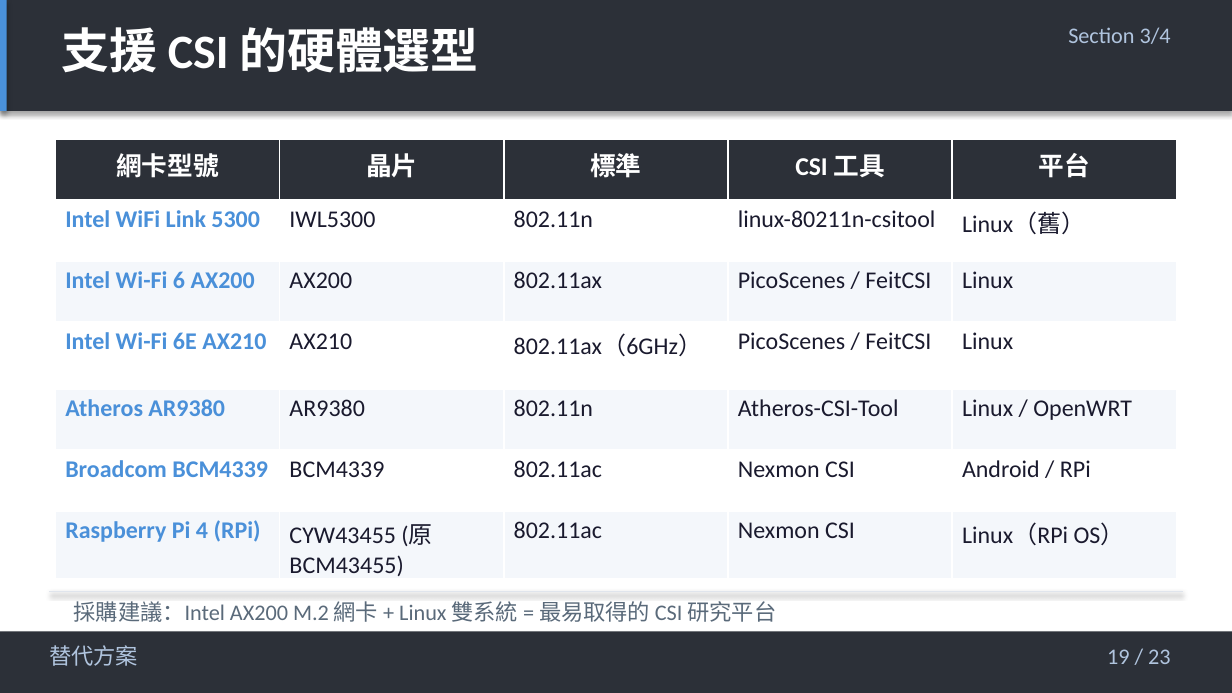
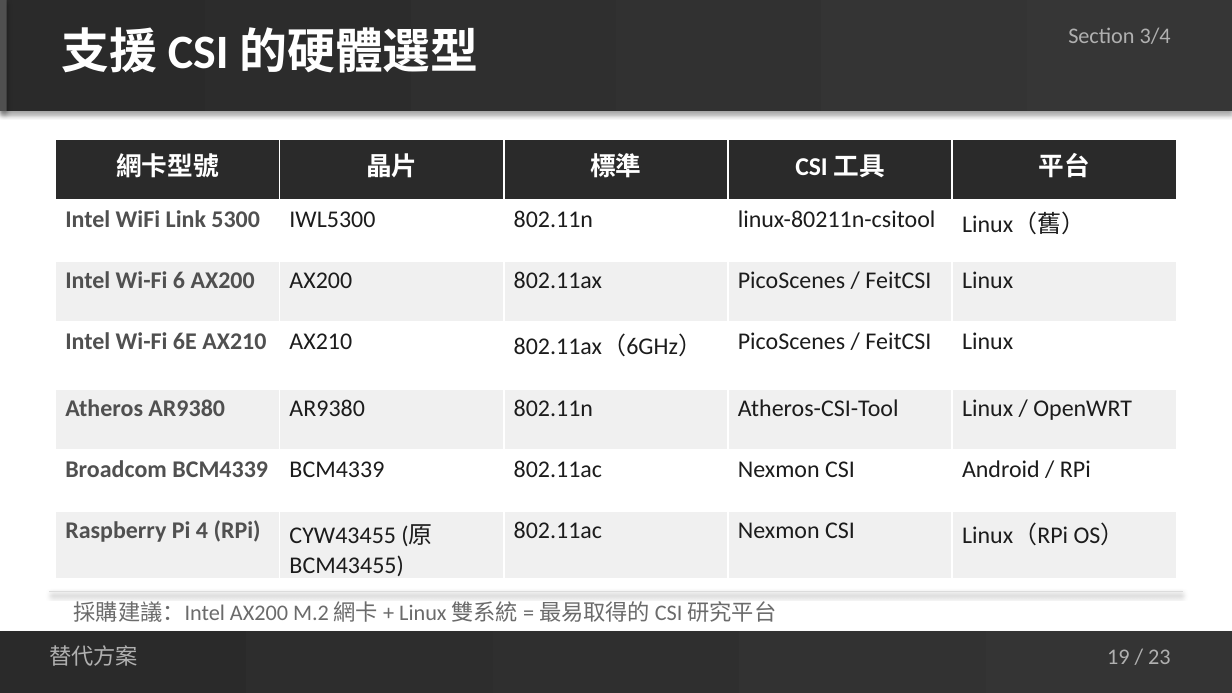
Before and after one commit to jacky92219-cell/network-ppt-project, a slide deck: slide 19 of output/network-card-csi-v5.1.pptx. Drawn at 1232x693 pixels with LibreOffice and Linux fonts; fonts in the diff are those of the drawing. Boxes give left, top, right and bottom in pixels: in the first picture for what was removed or moved away, otherwise in the second. Text is boxed around its words. In the diff, an @@ line names an element or a change of style, - is before the commit and + after.

```diff
--- a/output/network-card-csi-v5.1.pptx
+++ b/output/network-card-csi-v5.1.pptx
@@ rectangle at (0,0,1232,111): fill #2C3038 to gradient #2A2A2A to #363636 @@
@@ rectangle at (0,0,7,111): fill #4A90D9 to #505050 @@
@@ table at (55,139,1177,580) @@
@@ fill #2C3038 to #2A2A2A in row 1 @@
@@ fill #F4F7FB to #F0F0F0 in 15 cells @@
@@ text colour #4A90D9 to #505050 in "Intel WiFi Link 5300", "Intel Wi-Fi 6 AX200", "Intel Wi-Fi 6E AX210", "Atheros AR9380" and 2 more places @@
@@ text colour #1A1A2E to #1C1C1C in "IWL5300", "802.11n", "linux-80211n-csitool", "Linux（舊）" and 20 more places @@
@@ line (49, 591) - (1183, 591): stroke #E0E5ED 0.5 pt to #DCDCDC 0.5 pt @@
@@ text "採購建議：Intel AX200 M.2 網卡 + ..." at (74,601,776,622): text colour #5A6A7A to #6B6B6B @@
@@ rectangle at (0,631,1232,692): fill #2C3038 to gradient #2A2A2A to #343434 @@
@@ text colour #B0C4DE to #B0B0B0 in 3 elements at (1068,27,1171,44), (49,645,138,666), (1107,649,1171,664) @@
```
Also in this commit, not shown: 22 other slides changed, 2 other files.
